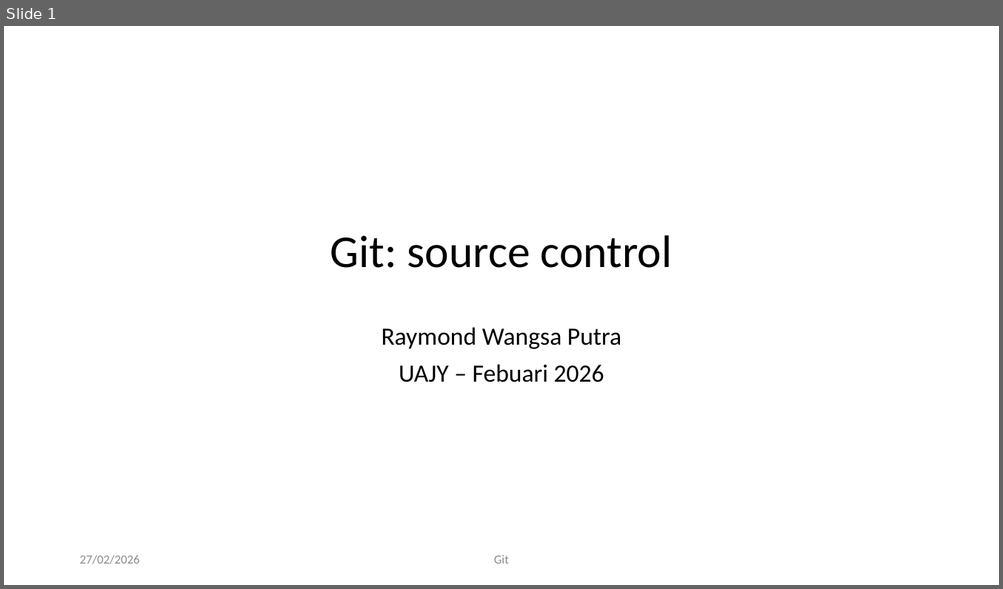
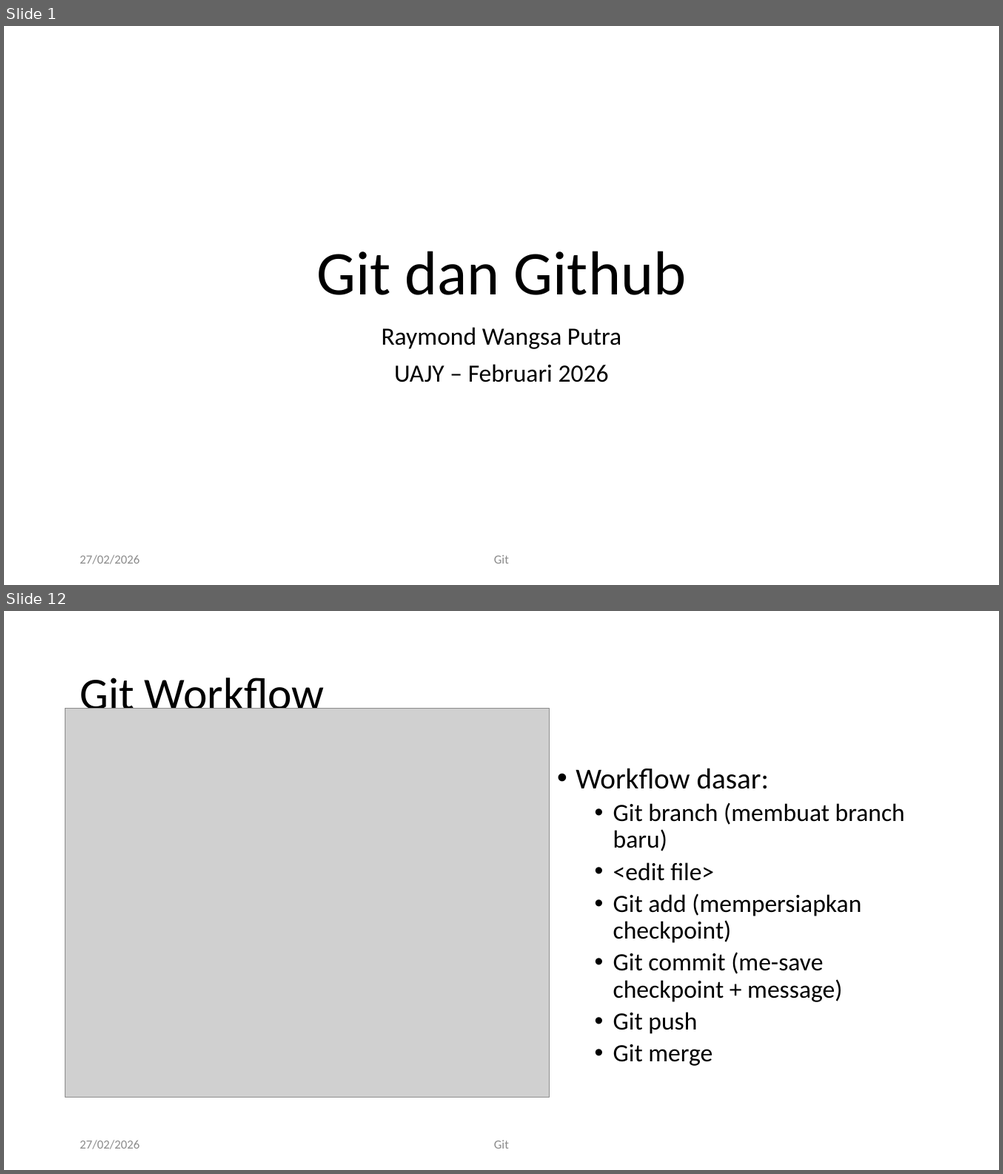
Before and after one commit to RayWP/training-uajy, a slide deck: Part 1 Git/Git-art of source control.pptx. Shown one above the other, each under a label of ours: slide 1 before the commit, slides 1 and 12 after it; the slides between them are not shown. The pictures are 1003x589 and 1003x1174 pixels, drawn with LibreOffice and Linux fonts; fonts in the diff are those of the drawing; grey boxes stand for pictures; background and template pictures are left out. Boxes give left, top, right and bottom in pixels: in the first picture for what was removed or moved away, otherwise in the second. Text is boxed around its words. In the diff, an @@ line names an element or a change of style, - is before the commit and + after.

Commit message:
finish git github part

```diff
--- a/Part 1 Git/Git-art of source control.pptx
+++ b/Part 1 Git/Git-art of source control.pptx
@@ slide 12 added at (4,611,999,1170), background #FFFFFF @@
@@ title added at (79,678,324,721), 44 pt, text #000000 @@
+Git Workflow
@@ picture added at (65,709,549,1097) @@
@@ text added at (575,768,905,1066), 24 pt, text #000000 @@
+• Workflow dasar:
+  • Git branch (membuat branch baru)
+  • <edit file>
+  • Git add (mempersiapkan checkpoint)
+  • Git commit (me-save checkpoint + message)
+  • Git push
+  • Git merge
@@ text added at (79,1140,139,1150), 12 pt, text #8C8C8C @@
+27/02/2026
@@ text added at (494,1140,509,1149), 12 pt, text #8C8C8C @@
+Git
@@ slide 1 changed as well @@
@@ title "Git dan Github" at (316,251,686,295): vertical alignment middle to bottom @@
@@ title at (316,251,686,295): text changed; size 44 to 60 pt @@
-Git: source control
+Git dan Github
@@ subtitle at (394,364,609,383): text changed @@
-UAJY – Febuari 2026
+UAJY – Februari 2026
```
Also in this commit, not shown: 34 other slides added, 4 other files.
